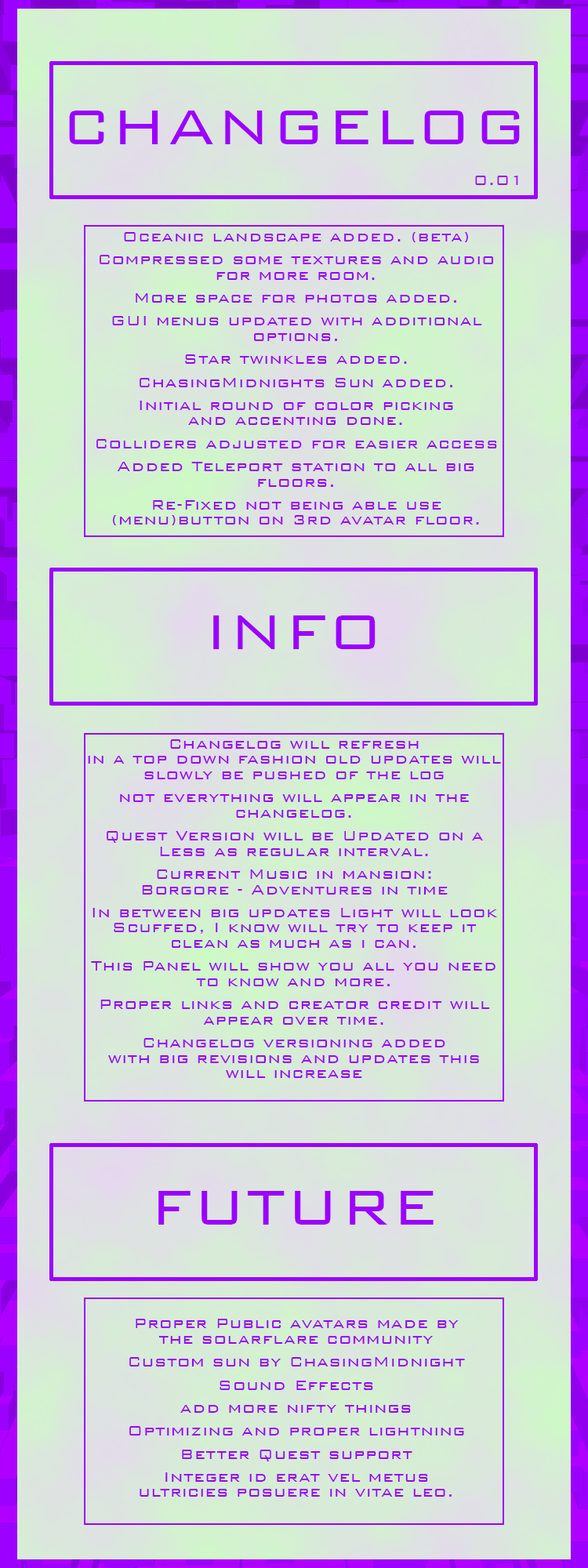
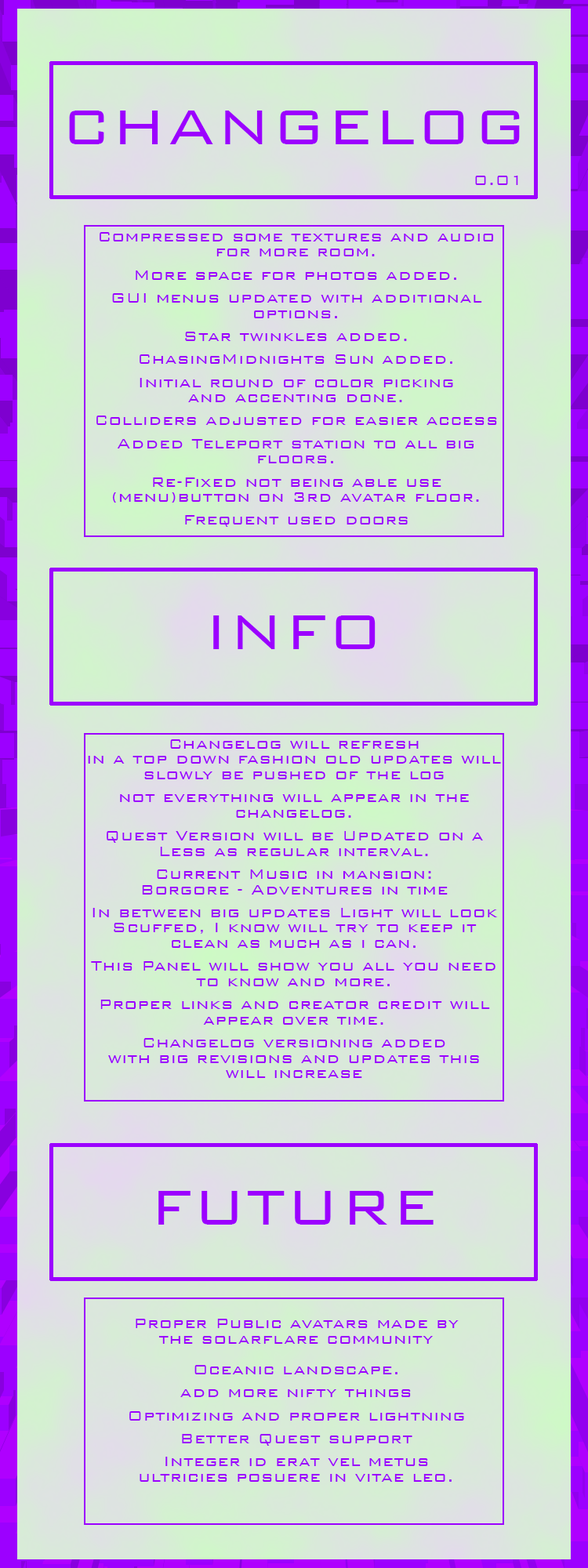
The second 588px x 1568px image is a revision of the first. Changes to its layers:
renamed "Oceanic landscape added. (beta) Compressed some textures an" to "Compressed some textures and audio for more room. More spac", painted on it over <box>96,232,498,527</box>
renamed "Proper Public avatars made by the solarflare community Cu" to "Proper Public avatars made by the solarflare community O", painted on it over <box>129,1357,465,1497</box>
